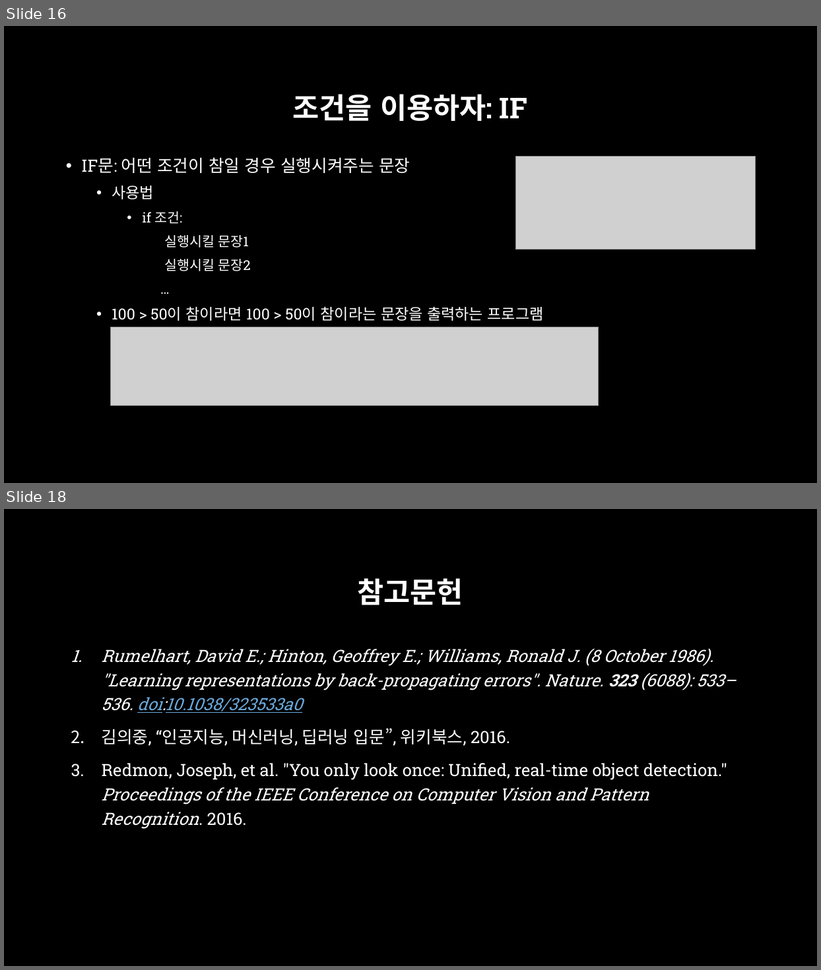
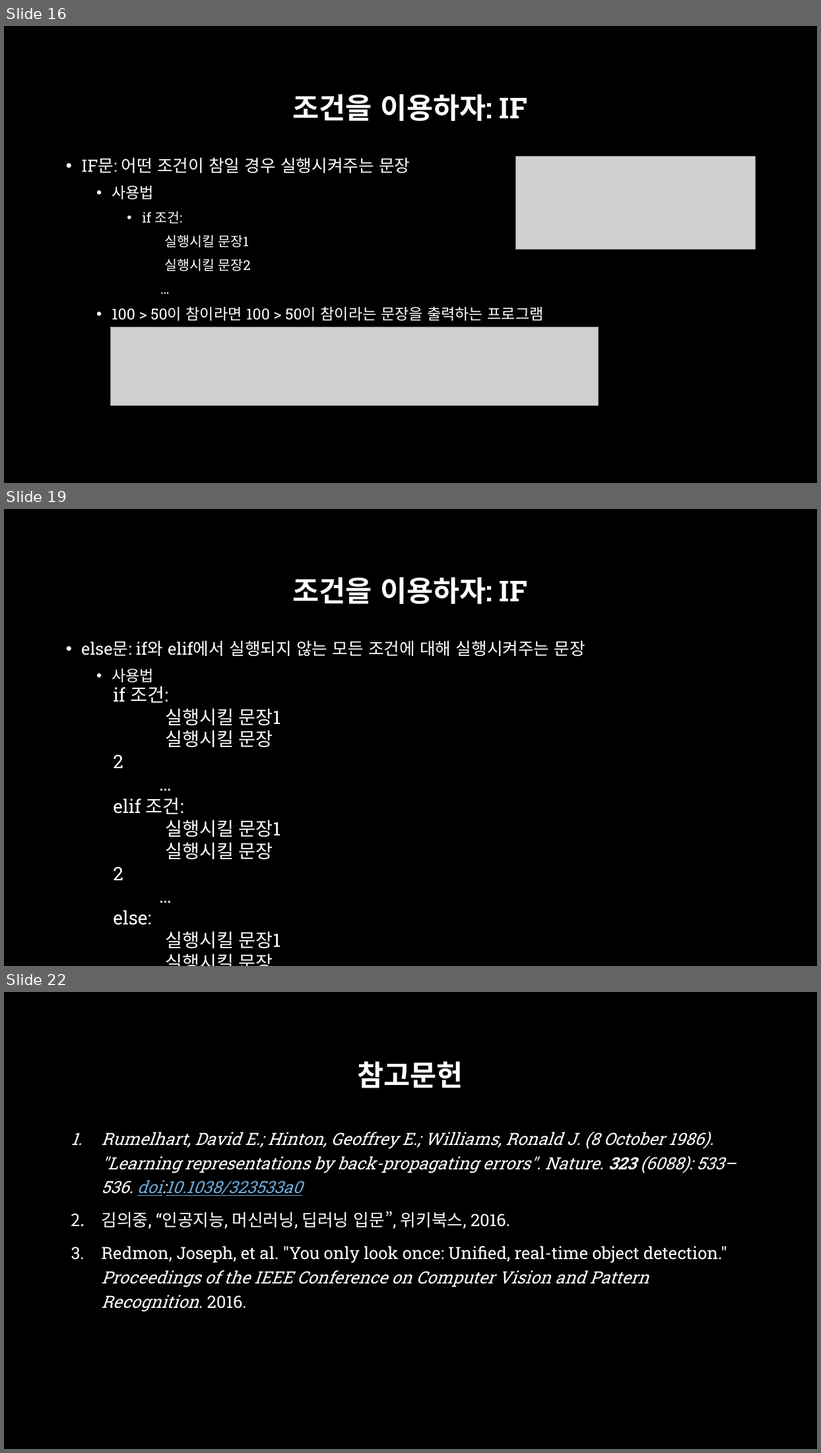
Before and after one commit to across0406/2017-GNU-Science-Camp-of-Computer-Science, a slide deck: ppt/2. 실습환경 및 Python 기초.pptx. Shown one above the other, each under a label of ours: slides 16 and 18 before the commit, slides 16, 19 and 22 after it; the slides between them are not shown. The pictures are 821x970 and 821x1453 pixels, drawn with LibreOffice and Linux fonts; fonts in the diff are those of the drawing; grey boxes stand for pictures; background and template pictures are left out. Boxes give left, top, right and bottom in pixels: in the first picture for what was removed or moved away, otherwise in the second. Text is boxed around its words. In the diff, an @@ line names an element or a change of style, - is before the commit and + after.

```diff
--- a/ppt/2. 실습환경 및 Python 기초.pptx
+++ b/ppt/2. 실습환경 및 Python 기초.pptx
@@ slide 19 added at [4,509,817,966], background picture (left out) @@
@@ title added at [293,577,527,604], 34 pt, text #FFFFFF, bold @@
+조건을 이용하자: IF
@@ text added at [81,640,585,683], 20 pt, text #FFFFFF @@
+• else문: if와 elif에서 실행되지 않는 모든 조건에 대해 실행시켜주는 문장
+  • 사용법
@@ text added at [113,686,281,949], 22 pt, text #FFFFFF @@
+if 조건:
+실행시킬 문장1
+실행시킬 문장2
+…
+elif 조건:
+실행시킬 문장1
+실행시킬 문장2
+…
+else:
+실행시킬 문장1
+실행시킬 문장2
+…
@@ what was slide 18 is now slide 22 @@
```
Also in this commit, not shown: 1 slide changed, 3 other slides added, 2 other files.
